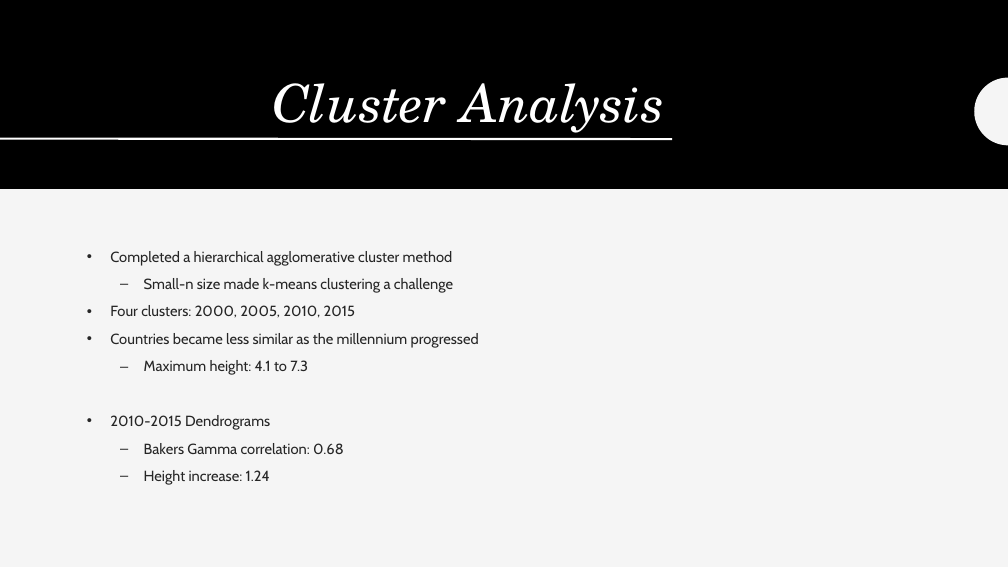
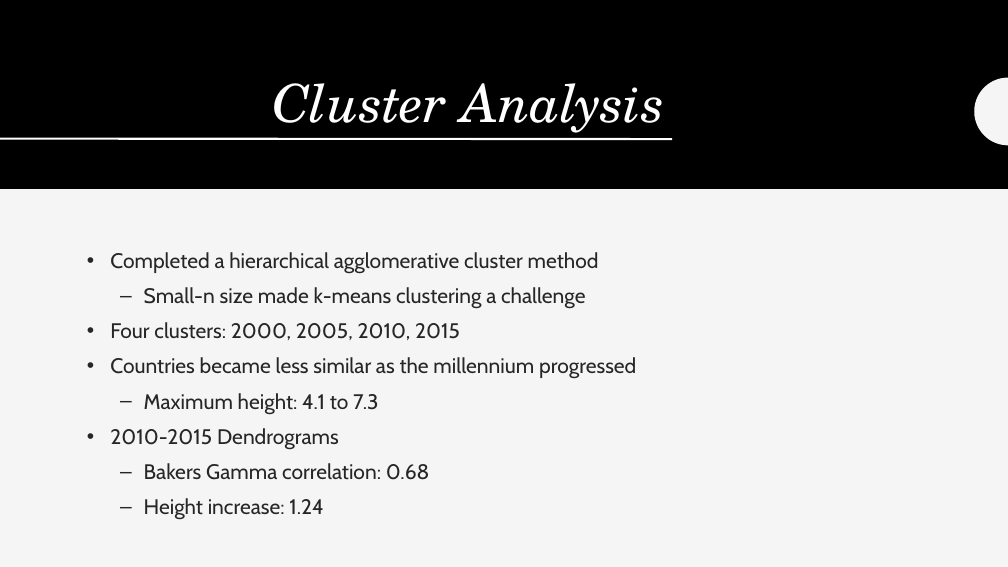
Before and after one commit to bryceleary/DSIFinal, a slide deck: slide 10 of Docs/dsifinal-presensation.pptx. Drawn at 1008x567 pixels with LibreOffice and Linux fonts; fonts in the diff are those of the drawing. Boxes give left, top, right and bottom in pixels: in the first picture for what was removed or moved away, otherwise in the second. Text is boxed around its words. In the diff, an @@ line names an element or a change of style, - is before the commit and + after.

```diff
--- a/Docs/dsifinal-presensation.pptx
+++ b/Docs/dsifinal-presensation.pptx
@@ text "Completed a hierarchical agglomerative cluster ..." at (110, 252, 636, 520): size 14 to 20 pt @@
```
Also in this commit, not shown: 6 other slides changed.
